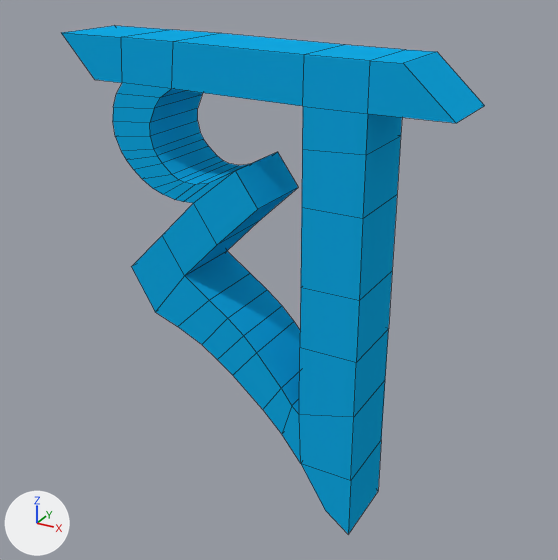
Two versions of the Blender file Assets/3D Assets/Bangla Letters/b4.blend, one commit apart.
The view is the same before and after, from a 50 mm lens placed at (4.58, -8.14, 3.88), pointed at (0.12, -0.04, -0.17). Every picture has the same lights, and +X, +Y and +Z are marked at lower left. Mesh edges are drawn as thin lines.
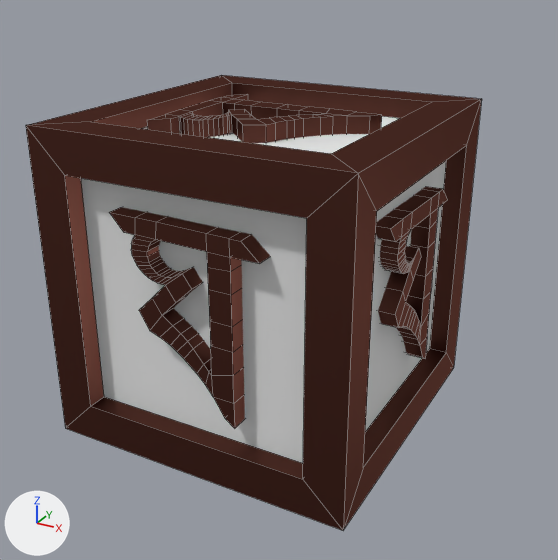
Pixel boxes (x1, y1, x2, y2) of what changed, in the pictures (558 x 560 px):
'Cube', reshaped, moved, turned, rescaled: before (62, 26, 485, 534); after (26, 75, 482, 530)
part 1 of me_cube, added (brown): after (147, 94, 382, 143)
part 2 of me_cube, added (brown): after (376, 186, 447, 359)
part 3 of me_cube, added (brown): after (109, 207, 270, 429)
part 4 of me_cube, added (brown): after (26, 75, 482, 530)
part 5 of me_cube, added: after (81, 116, 446, 463)
part 6 of me_cube, recoloured (cyan): before (62, 26, 485, 534)

The change, as a list of edits to the scene's bpy script:
```text
Add mat_bg:
    mat_bg = diffuse_material('BG')
    mat_bg.base_color = (0.8, 0.8, 0.8)  # white #e7e7e7
Add mat_alphabet___border:
    mat_alphabet___border = bpy.data.materials.new('alphabet & border')
    mat_alphabet___border.use_nodes = True; mat_alphabet___border.node_tree.nodes.clear()
    _N = mat_alphabet___border.node_tree.nodes; _L = mat_alphabet___border.node_tree.links
    n0 = _N.new('ShaderNodeOutputMaterial'); n0.name = 'Material Output'
    n1 = _N.new('ShaderNodeBsdfAnisotropic'); n1.name = 'Glossy BSDF'
    n1.distribution = 'GGX'
    n1.inputs[0].default_value = (0.141, 0.0502, 0.037, 1.0)  # 'Color', brown #693f36
    n1.inputs[1].default_value = 0.453  # 'Roughness'
    _L.new(n1.outputs[0], n0.inputs[0])  # 'BSDF' to 'Surface'
Change me_cube:
    used by ob_cube; location = (1.69, 0.48, -2.58); rotation_euler = (0.0, 0.0, 1.561), in degrees (0, 0, 89)
    remove me_cube.from_pydata(...)  # 142 vertices, 140 faces; spans x -1.0..0.03, y -1.74..4.47, z -0.87..5.39
    add me_cube.from_pydata(...)  # 1074 vertices, 1034 faces; spans x -1.11..9.86, y -3.53..7.43, z -3.09..7.77
    me_cube part 1: the loose piece of 140 vertices spanning x -1.0..0.03, y -0.73..4.47, z -0.87..5.39 is copied, and the copy is turned -180 degrees about the z axis through its middle, then moved by (9.68, 0.1, 0.0), in mat_alphabet___border; it spans x 8.68..9.71, y -0.63..4.57, z -0.87..5.39
    me_cube part 2: the loose piece of 140 vertices spanning x -1.0..0.03, y -0.73..4.47, z -0.87..5.39 is copied, and the copy is multiplied about its middle by the matrix ((0.0, 0.01, 1.0), (0.01, -1.0, 0.01), (1.0, 0.01, 0.0)), then moved by (4.85, 0.05, -4.73), in mat_alphabet___border; it spans x 1.22..7.52, y -0.65..4.56, z -3.01..-1.93
    me_cube part 3: the loose piece of 140 vertices spanning x -1.0..0.03, y -0.73..4.47, z -0.87..5.39 is copied, and the copy is multiplied about its middle by the matrix ((-0.01, 0.0, 1.0), (1.0, 0.01, 0.01), (-0.01, 1.0, 0.0)), then moved by (4.89, -4.73, 0.05), in mat_alphabet___border; it spans x 1.28..7.54, y -3.42..-2.29, z -0.3..4.91
    me_cube part 4: a new loose piece of 56 vertices spanning x -1.11..9.86, y -3.53..7.43, z -3.09..7.77, in mat_alphabet___border
    me_cube part 5
    24 vertices are added at x -0.41..9.71, y -3.42..7.33, z -3.02..7.77
    7 new vertices lie (0.0, 0.0, 8.15) away from vertices in x -0.41..9.17, y -2.84..6.74, z -1.73
    5 new vertices lie (8.15, 0.08, 0.0) away from vertices in x 0.26..0.35, y -2.84..5.98, z -2.41..7.1
    6 new faces join them, mat_bg (white #e7e7e7)
    me_cube part 6: 140 faces spanning x -1.0..0.03, y -0.73..4.47, z -0.87..5.39 switch from mat_material (cyan #13abe7) to mat_alphabet___border
    add me_cube.materials.append(mat_bg)  # white #e7e7e7
Change ob_cube:
    ob_cube.location: (1.69, 0.48, -2.58) -> (0.86, -0.7, -1.62)
    ob_cube.rotation_euler: (0.0, 0.0, 1.561) -> (1.566, -1.561, 4.717)  # degrees (0, 0, 89) -> degrees (90, -89, 270)
    ob_cube.scale: (1.0, 1.0, 1.0) -> (0.368, 0.368, 0.368)
```
